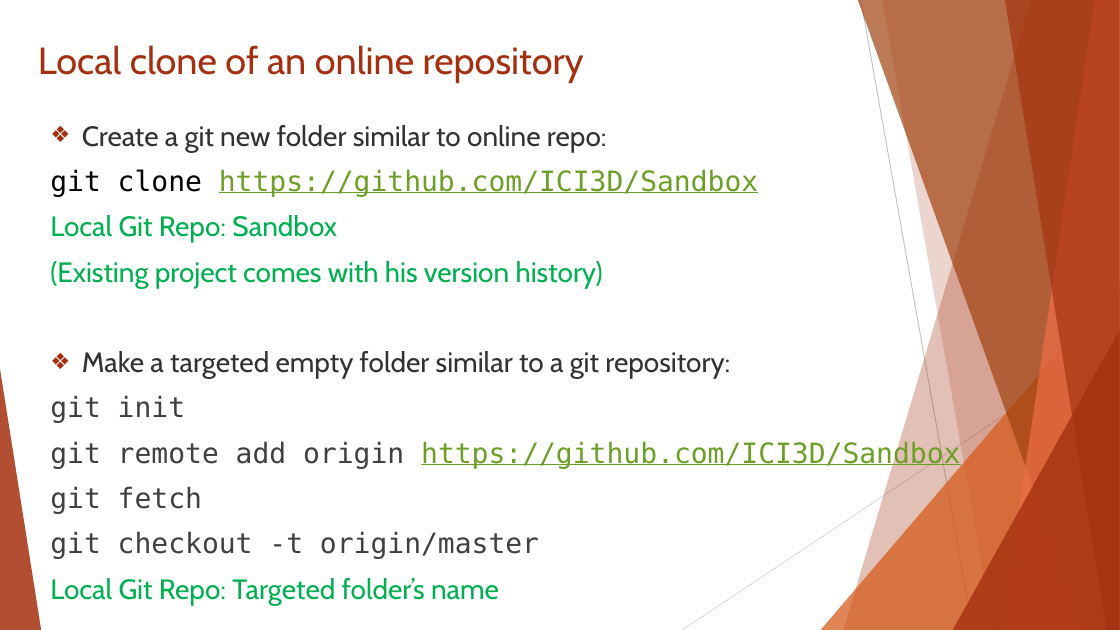
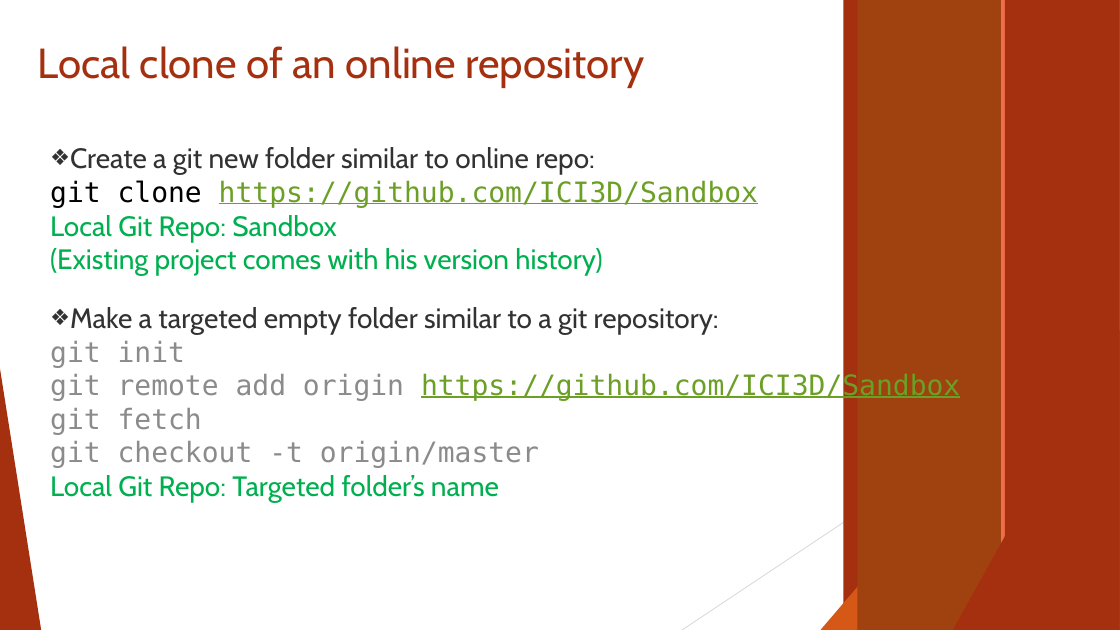
Before and after one commit to ICI3D/Sandbox, a slide deck: slide 5 of Appendix for Git-v1.1.pptx. Drawn at 1120x630 pixels with LibreOffice and Linux fonts; fonts in the diff are those of the drawing. Boxes give left, top, right and bottom in pixels: in the first picture for what was removed or moved away, otherwise in the second. Text is boxed around its words. In the diff, an @@ line names an element or a change of style, - is before the commit and + after.

```diff
--- a/Appendix for Git-v1.1.pptx
+++ b/Appendix for Git-v1.1.pptx
@@ rectangle added at [844, 0, 1120, 630], fill #A5300F @@
@@ rectangle added at [858, 0, 1120, 630], fill #A04210 @@
@@ line (861, 0) - (973, 630): stroke #BFBFBF 0.75 pt to #BFBFBF 0.74 pt @@
@@ rectangle added at [882, 0, 1120, 630], fill #A5300F @@
@@ rectangle added at [1002, 0, 1120, 630], fill #EE6E49 @@
@@ group removed at [844, 0, 1120, 630]: 5 freeform shapes @@
@@ rectangle added at [1005, 0, 1120, 630], fill #A5300F @@
@@ text "Local clone of an online ..." at [38, 46, 644, 88]: size 32.4 to 36 pt @@
@@ text "Create a git new folder ..." at [50, 147, 960, 503]: text colour #404040 to #8B8B8B in "git init", "git remote add origin", "git fetch", "git checkout -t origin/master"; indent changed; less space between paragraphs; vertical alignment top to middle @@
@@ triangle at [821, 280, 1120, 630]: fill #D55816 at 72% opacity to #D55816 @@
@@ line (1120, 339) - (682, 630): stroke #D9D9D9 0.75 pt to #D9D9D9 0.74 pt @@
@@ triangle at [953, 330, 1120, 630]: fill #A5300F at 80% opacity to #A5300F @@
@@ triangle at [0, 369, 41, 630]: fill #A5300F at 85% opacity to #A5300F @@
```
Also in this commit, not shown: 6 other slides changed, 3 other files.
